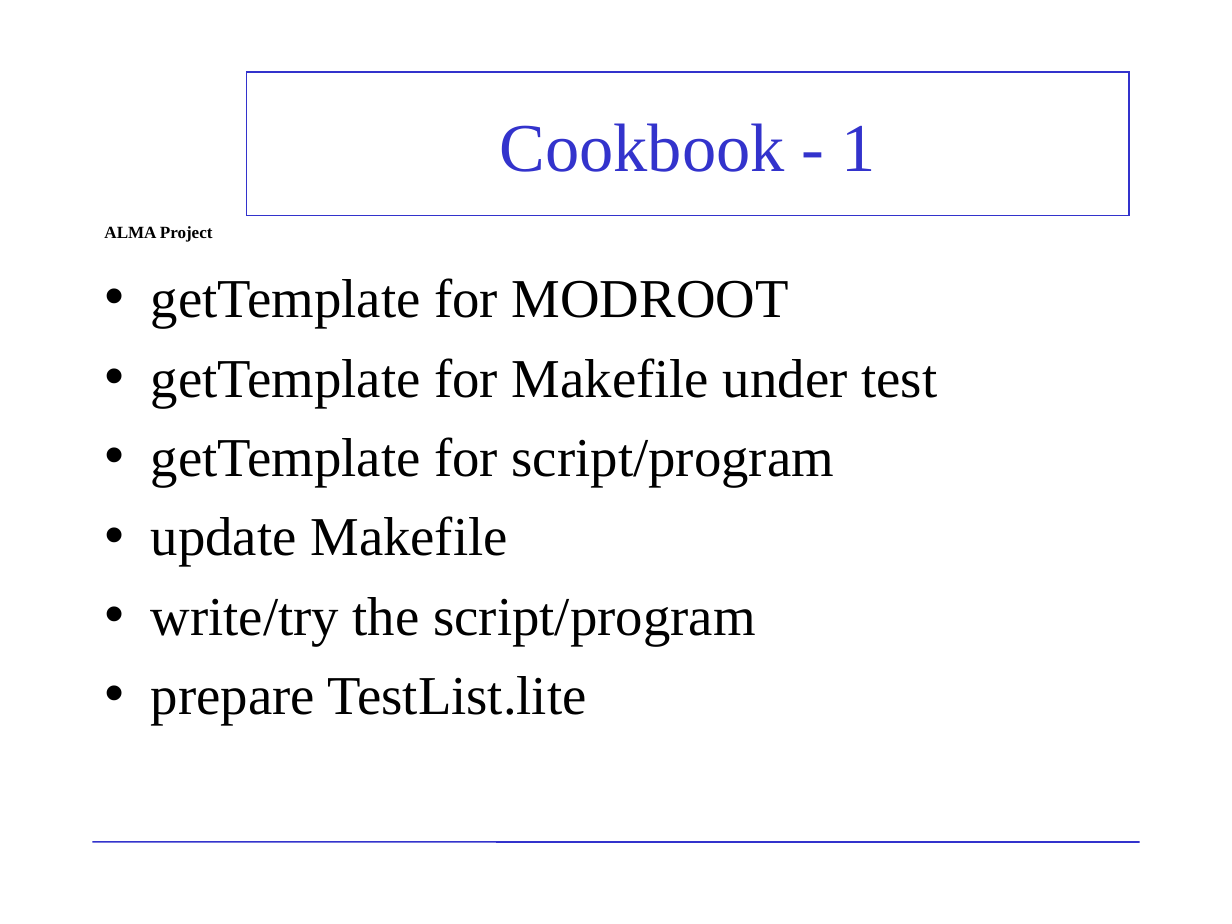
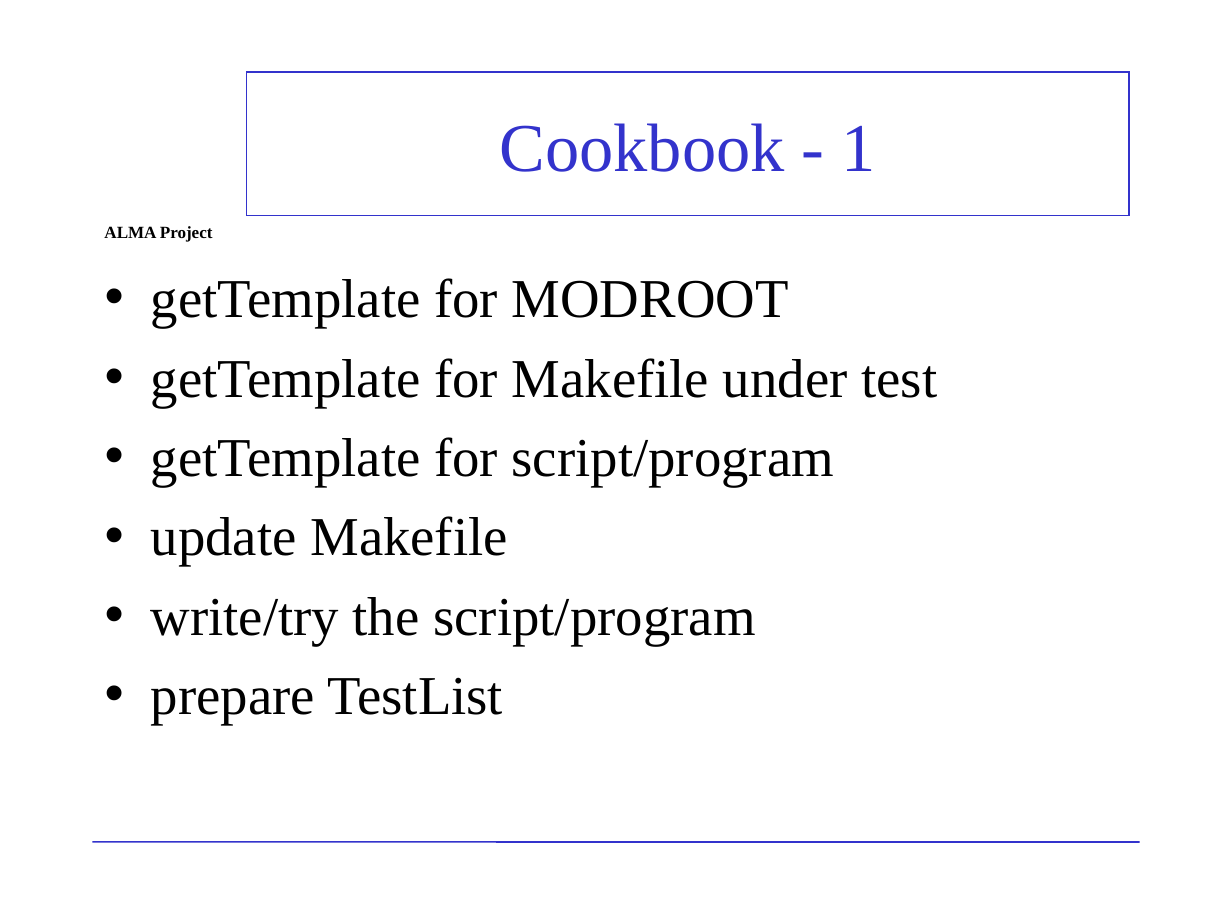
Before and after one commit to ACS-Community/ACS, a slide deck: slide 7 of Documents/ACS-Course/ACSCourse-TAT.ppt. Drawn at 1232x924 pixels with LibreOffice and Linux fonts; fonts in the diff are those of the drawing; background and template pictures are left out. Boxes give left, top, right and bottom in pixels: in the first picture for what was removed or moved away, otherwise in the second. Text is boxed around its words. In the diff, an @@ line names an element or a change of style, - is before the commit and + after.

```diff
--- a/Documents/ACS-Course/ACSCourse-TAT.ppt
+++ b/Documents/ACS-Course/ACSCourse-TAT.ppt
@@ text at (x1=151, y1=677, x2=503, y2=725): text changed @@
-• prepare TestList.lite
+• prepare TestList
```
Also in this commit, not shown: 5 other slides changed, 2 slides added, 2 slides removed.
